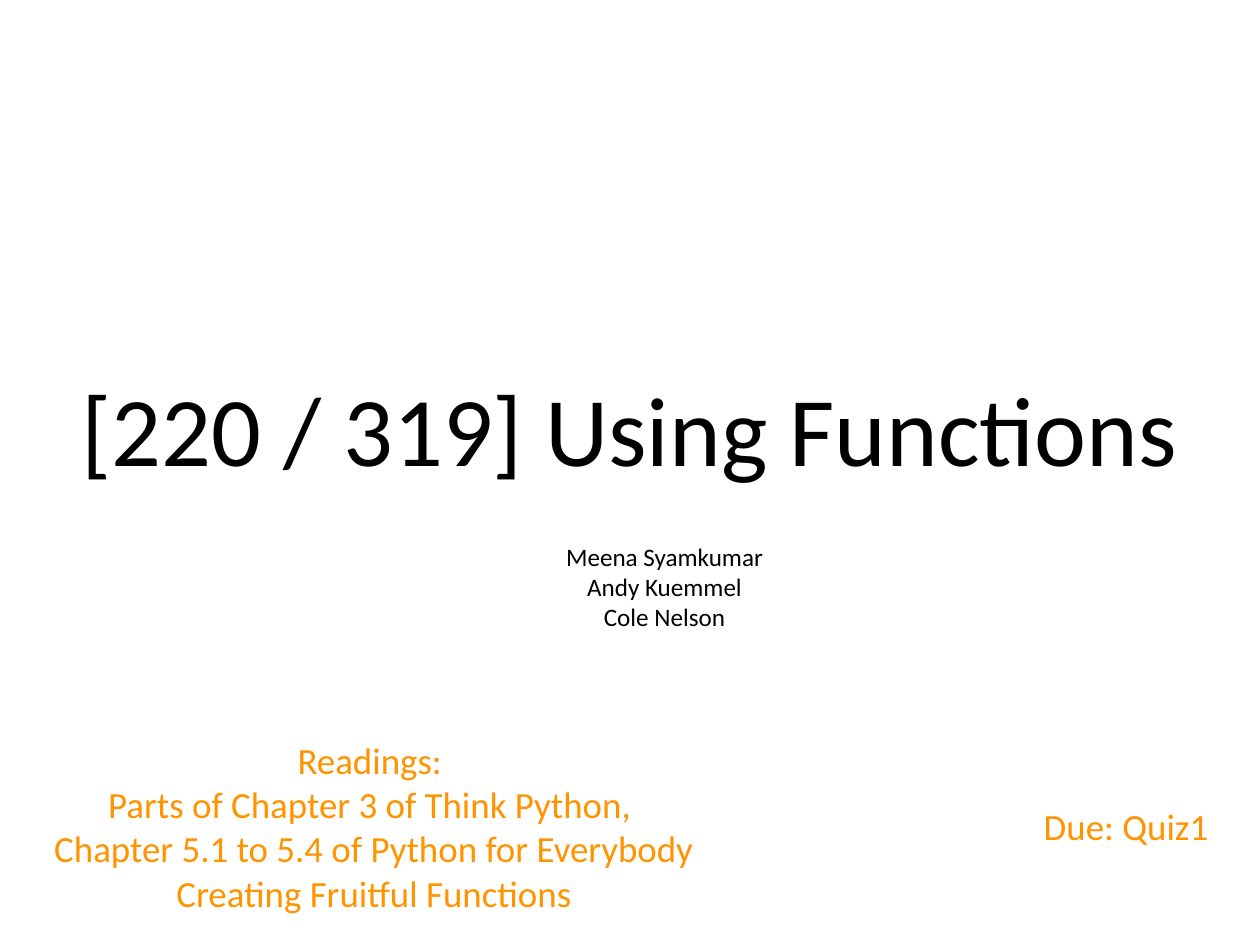
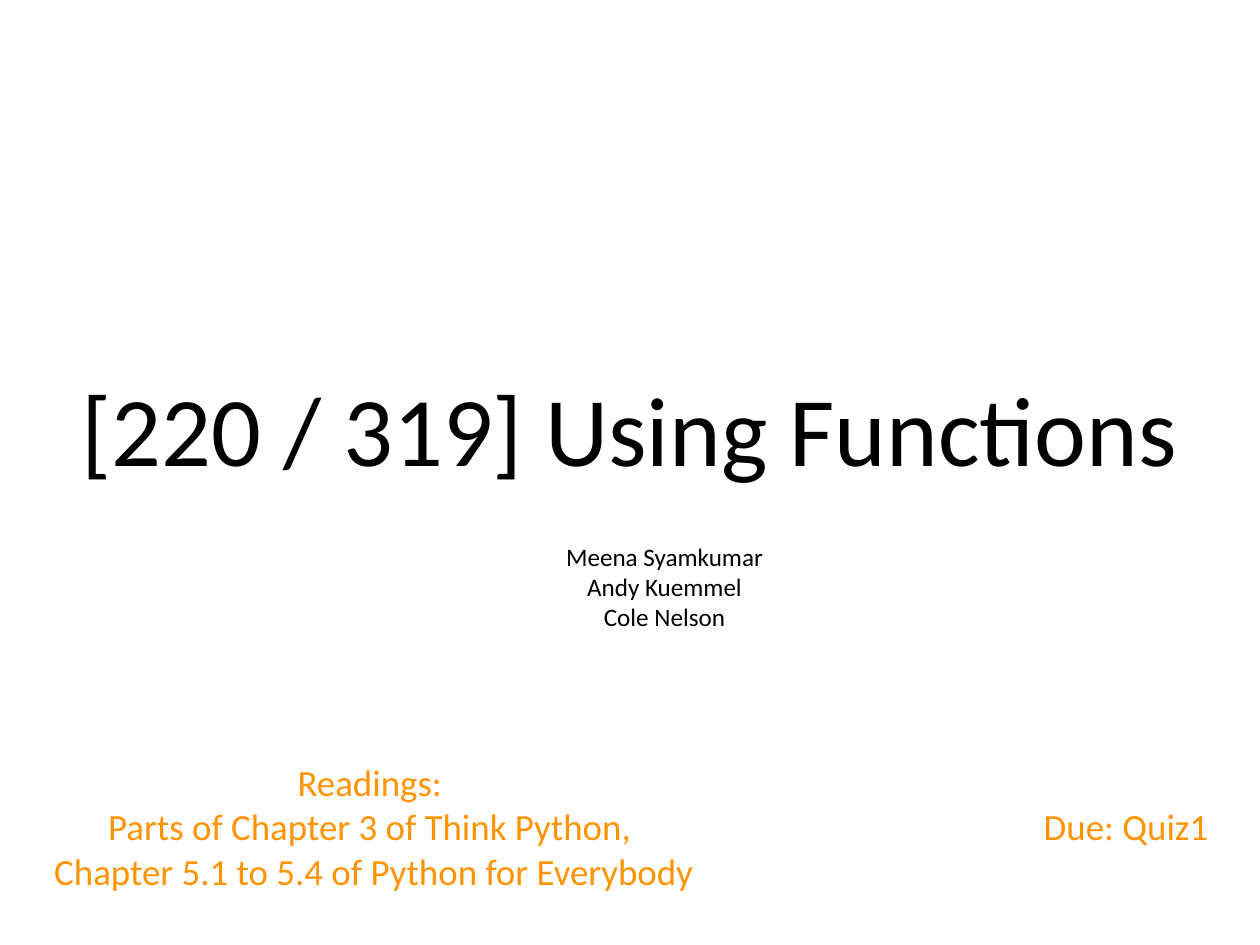
Before and after one commit to tylerharter/caraza-harter-com, a slide deck: slide 1 of tyler/meena/cs220/s22/materials/lecture_ppts/lec_05_S22.ppt. Drawn at 1260x945 pixels with LibreOffice and Linux fonts; fonts in the diff are those of the drawing. Boxes give left, top, right and bottom in pixels: in the first picture for what was removed or moved away, otherwise in the second. Text is boxed around its words. In the diff, an @@ line names an element or a change of style, - is before the commit and + after.

Commit message:
Updating readings for lec_05

```diff
--- a/tyler/meena/cs220/s22/materials/lecture_ppts/lec_05_S22.ppt
+++ b/tyler/meena/cs220/s22/materials/lecture_ppts/lec_05_S22.ppt
@@ text "Readings:": place and size @@
-text "Readings:" at [54,748,693,914]
+text "Readings:" at [54,770,693,891]
@@ text at [176,881,571,914]: paragraph removed @@
-Creating Fruitful Functions
```
Also in this commit, not shown: 2 other files.
